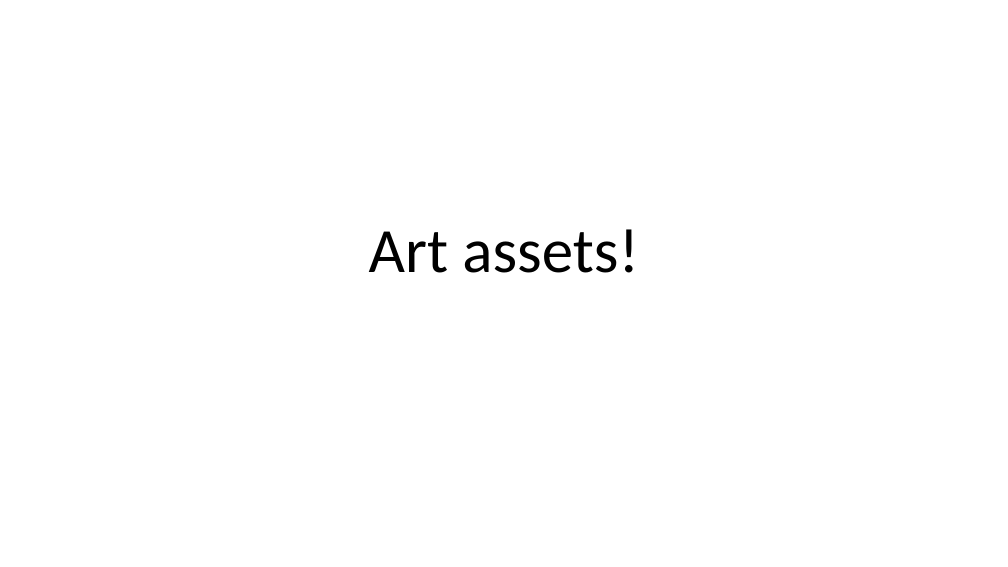
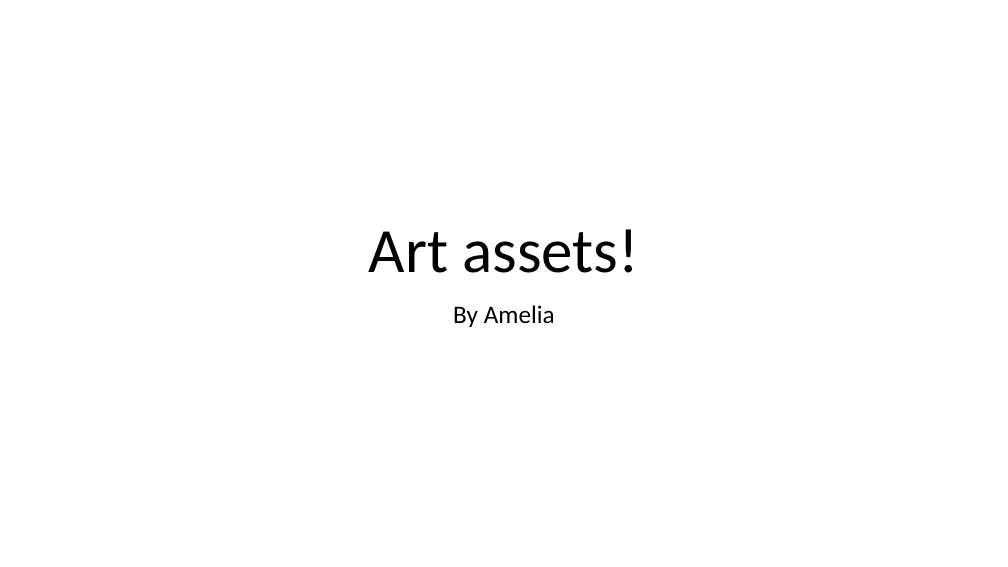
Before and after one commit to AmeliaTYR/SlimeFighter, a slide deck: slide 1 of otherFiles/art.pptx. Drawn at 1008x567 pixels with LibreOffice and Linux fonts; fonts in the diff are those of the drawing. Boxes give left, top, right and bottom in pixels: in the first picture for what was removed or moved away, otherwise in the second. Text is boxed around its words. In the diff, an @@ line names an element or a change of style, - is before the commit and + after.

```diff
--- a/otherFiles/art.pptx
+++ b/otherFiles/art.pptx
@@ subtitle added at (453, 305, 555, 327), 24 pt, text #000000 @@
+By Amelia
```
Also in this commit, not shown: 1 slide added, 1 slide removed, 8 other files.
